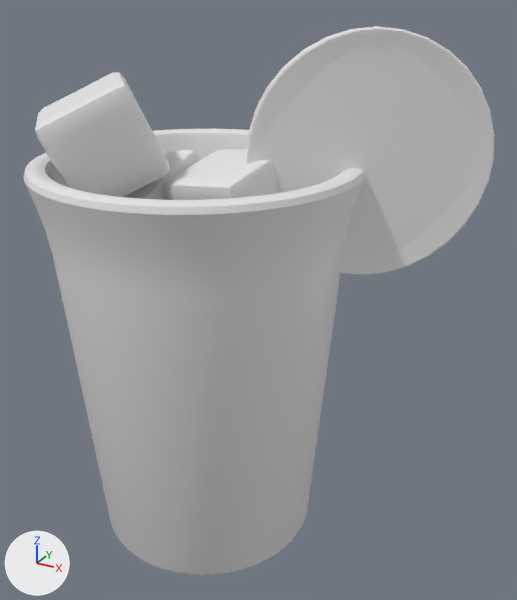
What one commit did to the OBJ model public/assets/drink-baked/blog0127.obj.
Rendered twice from a 50 mm lens placed at (3.42, -5.13, 5.07), pointed at (0.54, 0.1, 2.46). The axes (+X, +Y, +Z) are drawn at lower left. The lights are the same throughout. The first picture is the older version. Where no turn or scale is listed for an object, it has been applied to the vertices.
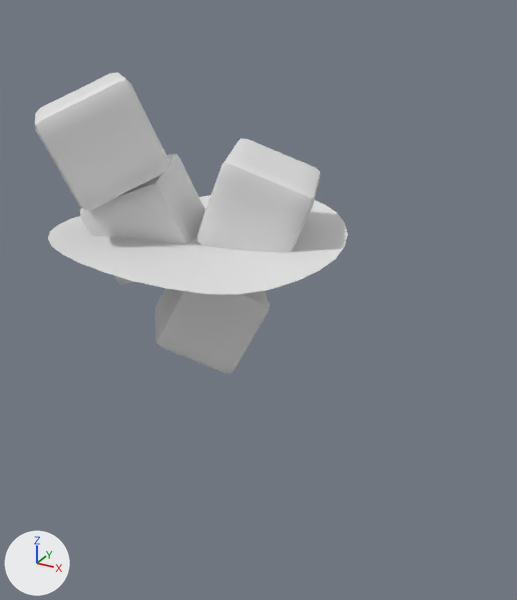
Patch to the scene script:
```diff
--- a/public/assets/drink-baked/blog0127.obj.py
+++ b/public/assets/drink-baked/blog0127.obj.py
@@ me_cube @@
 # used by ob_cube; location = (0.0, 0.0, 0.0)
-me_cube.from_pydata(...)  # 386 vertices, 384 faces; spans x -0.663..0.572, y -0.664..0.584, z 1.769..2.829
+me_cube.from_pydata(...)  # 386 vertices, 384 faces; spans x -0.571..0.679, y -0.559..0.637, z 1.767..2.804
+# me_cube part 1: the whole mesh is multiplied about its middle by the matrix ((-0.881, -0.357, 0.311), (0.111, 0.484, 0.868), (-0.46, 0.799, -0.387)), then moved by (0.099, 0.079, -0.013)
@@ me_cube_001 @@
 # used by ob_cube_001; location = (0.0, 0.0, 0.0)
-me_cube_001.from_pydata(...)  # 386 vertices, 384 faces; spans x -0.945..0.051, y -0.523..0.571, z 2.62..3.73
+me_cube_001.from_pydata(...)  # 386 vertices, 384 faces; spans x -1.007..0.143, y -0.714..0.373, z 2.615..3.679
+# me_cube_001 part 2: the whole mesh is multiplied about its middle by the matrix ((0.891, -0.371, -0.261), (0.428, 0.879, 0.213), (0.151, -0.301, 0.942)), then moved by (0.014, -0.195, -0.028)
@@ me_cube_002 @@
 # used by ob_cube_002; location = (0.0, 0.0, 0.0)
-me_cube_002.from_pydata(...)  # 386 vertices, 384 faces; spans x -0.096..0.891, y -0.564..0.453, z 2.827..3.83
+me_cube_002.from_pydata(...)  # 386 vertices, 384 faces; spans x -0.068..1.097, y -0.334..0.681, z 2.803..3.835
+# me_cube_002 part 3: the whole mesh is multiplied about its middle by the matrix ((0.171, -0.967, 0.187), (0.163, -0.16, -0.974), (0.972, 0.197, 0.131)), then moved by (0.117, 0.229, -0.01)
@@ me_cube_003 @@
 # used by ob_cube_003; location = (0.0, 0.0, 0.0)
-me_cube_003.from_pydata(...)  # 386 vertices, 384 faces; spans x -1.198..0.021, y -1.125..0.092, z 3.372..4.399
+me_cube_003.from_pydata(...)  # 386 vertices, 384 faces; spans x -1.175..0.051, y -1.163..0.041, z 3.396..4.424
+# me_cube_003 part 4: the whole mesh is multiplied about its middle by the matrix ((0.446, -0.51, -0.736), (-0.463, 0.572, -0.677), (0.766, 0.643, 0.019)), then moved by (0.027, -0.044, 0.025)
@@ me_plane @@
 # used by ob_plane; location = (0.0, 0.0, 0.0)
-me_plane.from_pydata(...)  # 256 vertices, 76 faces; spans x -1.3..1.3, y -1.31..1.31, z 2.97..3.13
+me_plane.from_pydata(...)  # 228 vertices, 169 faces; spans x -1.31..1.31, y -1.31..1.31, z 2.97..3.13
+# me_plane part 5: 15 vertices moved from x -1.29..1.29, y -1.3..1.3, z 3.03..3.13 to x -1.31..1.29, y -1.3..1.3, z 3.02..3.13; 189 vertices removed from x -1.3..1.3, y -1.31..1.31, z 2.97..3.13; 161 vertices added at x -1.31..1.31, y -1.3..1.3, z 2.97..3.13
@@ ob_circle_001 @@
-ob_circle_001 = bpy.data.objects.new('Circle.001', me_circle_001)
-ob_circle_001.location = (0.0, 0.0, 0.0)
@@ ob_cylinder @@
-ob_cylinder = bpy.data.objects.new('Cylinder', me_cylinder)
-ob_cylinder.location = (0.0, 0.0, 0.0)
```

Boxes (x1, y1, x2, y2) around the edits, measured in the pictures (517 x 600 px; the box of a moved part takes in the faces that stretch with it):
'Cylinder', deleted: before (23, 129, 365, 575)
'Circle.001', deleted: before (246, 26, 494, 275)
'Cube.003', reshaped: before (35, 72, 170, 197); after (35, 72, 170, 210)
'Cube.002', reshaped: before (162, 149, 278, 200); after (197, 138, 320, 253)
'Cube.001', reshaped: before (124, 150, 200, 200); after (80, 154, 205, 285)
part 1 of me_cube, moved or reshaped (not visible before): after (155, 288, 270, 374)
part 5 of me_plane, moved or reshaped (not visible before): after (48, 195, 348, 294)
